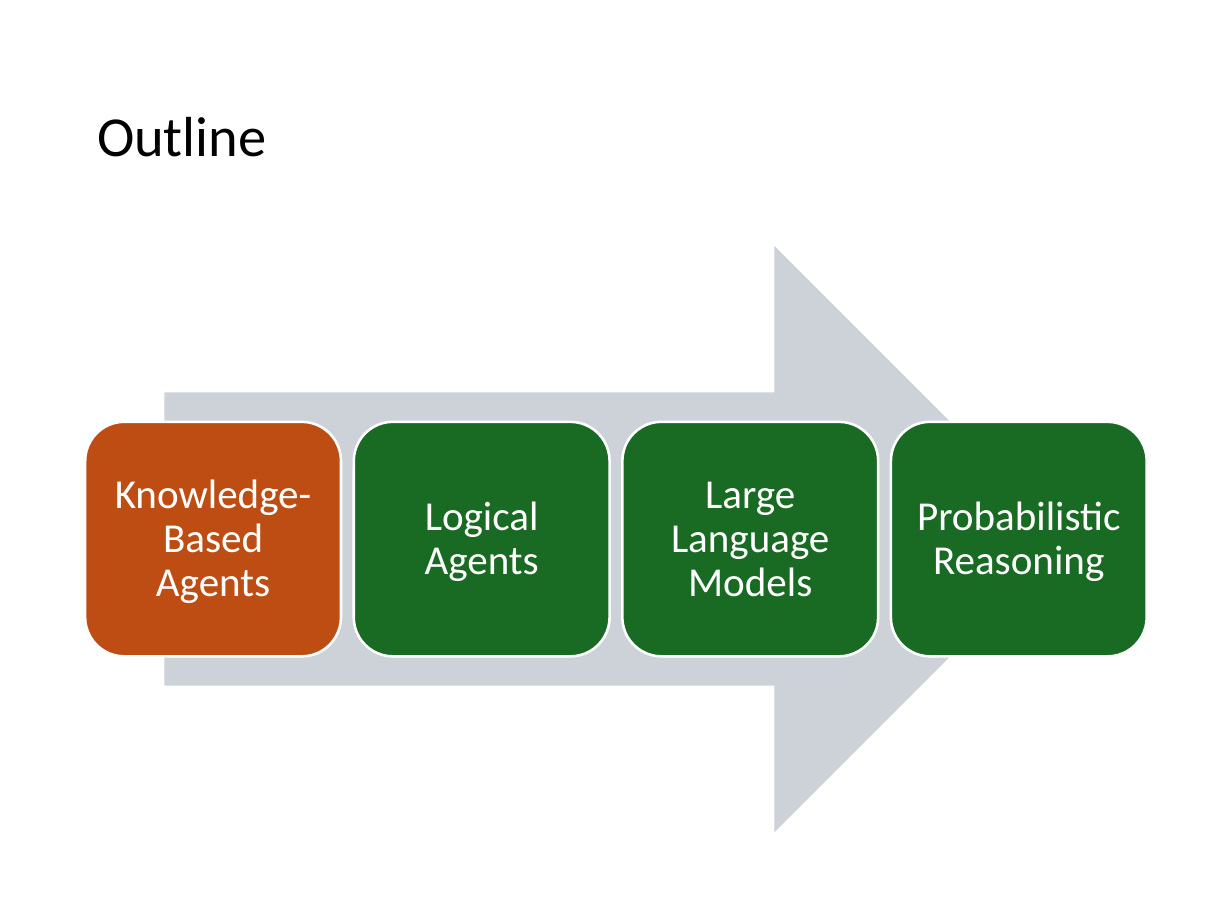
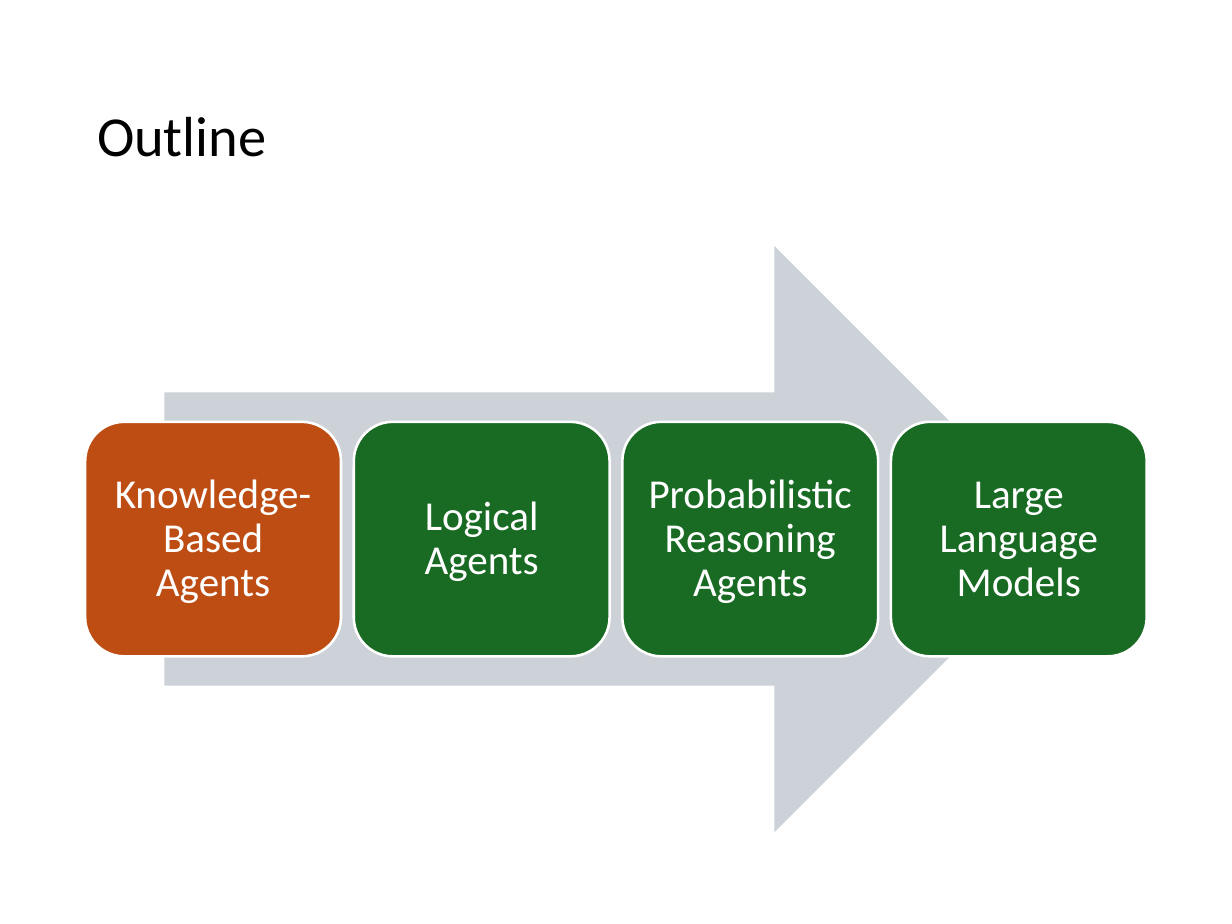
Before and after one commit to mhahsler/CS7320-AI, a slide deck: slide 2 of slides/07_knowledge-based.pptx. Drawn at 1232x924 pixels with LibreOffice and Linux fonts; fonts in the diff are those of the drawing. Boxes give left, top, right and bottom in pixels: in the first picture for what was removed or moved away, otherwise in the second. Text is boxed around its words. In the diff, an @@ line names an element or a change of style, - is before the commit and + after.

```diff
--- a/slides/07_knowledge-based.pptx
+++ b/slides/07_knowledge-based.pptx
@@ text "Large Language Models": place and size @@
-text "Large Language Models" at [671,481,829,597]
+text "Large Language Models" at [940,481,1098,597]
@@ text at [649,479,852,603]: text changed @@
-Probabilistic Reasoning
+Probabilistic Reasoning Agents
```
Also in this commit, not shown: 5 other slides changed, 19 other files.
